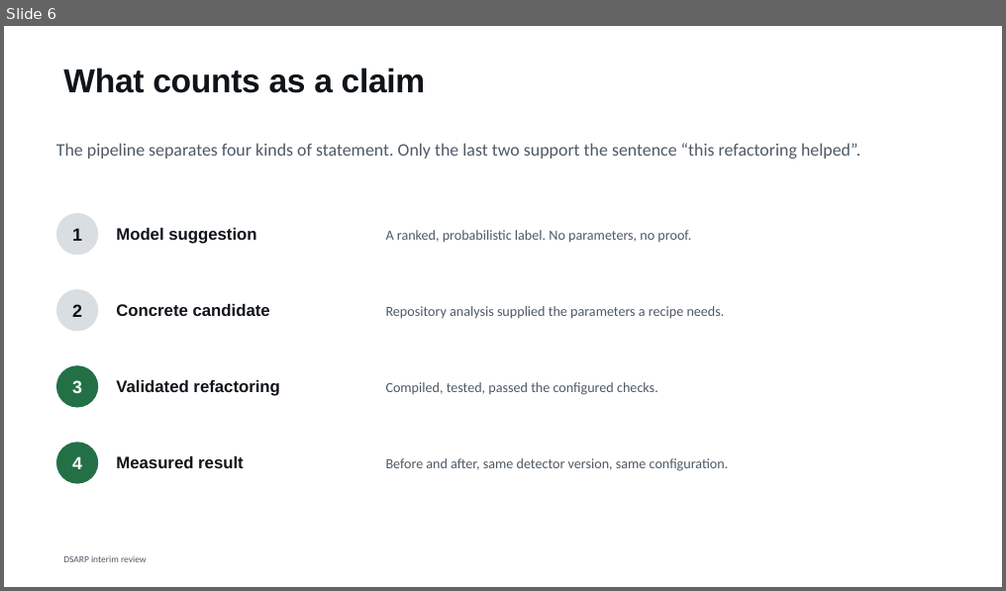
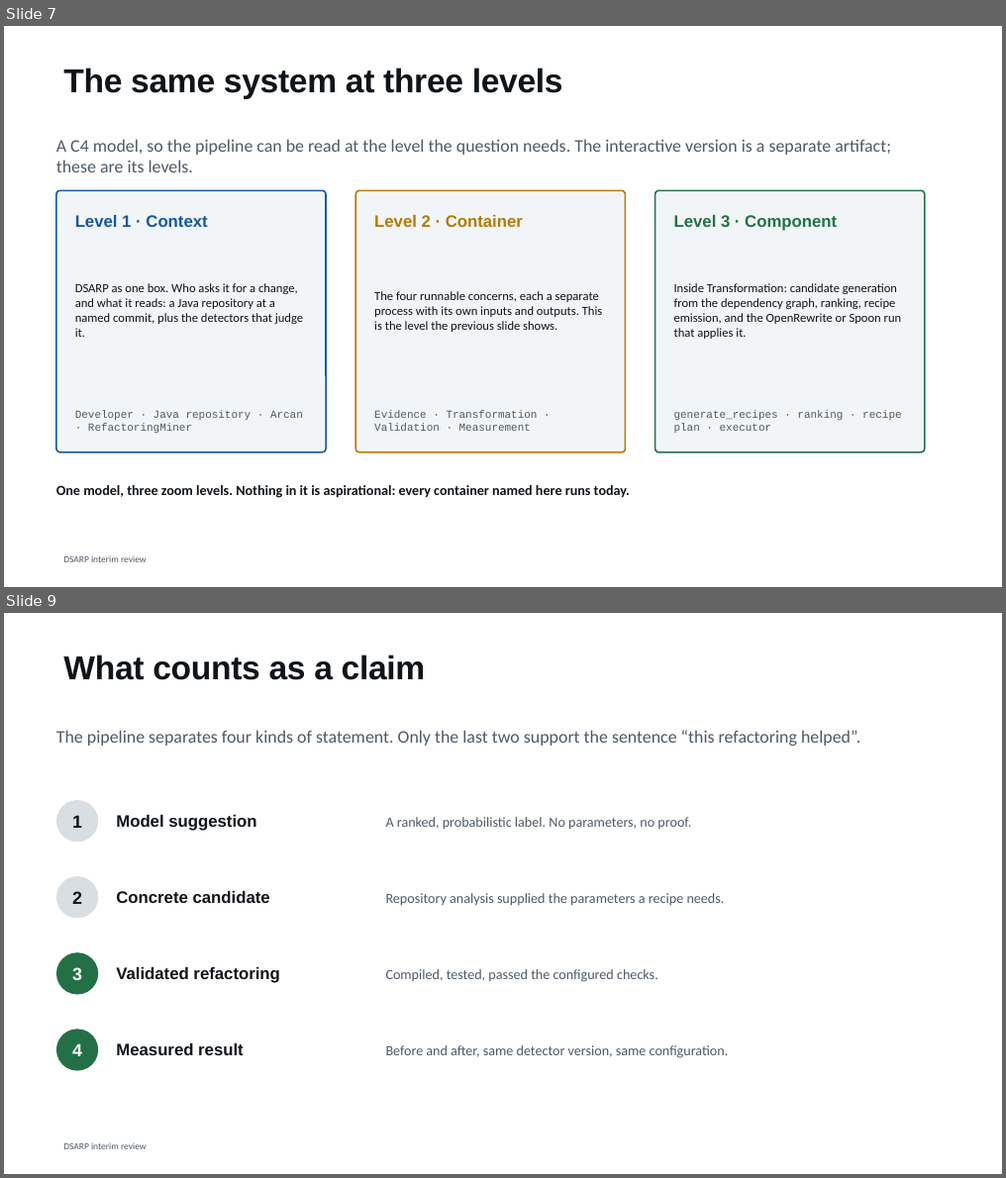
Before and after one commit to shimoriki/DSARPProject, a slide deck: docs/DSARP_interim_review.pptx. Shown one above the other, each under a label of ours: slide 6 before the commit, slides 7 and 9 after it; the slides between them are not shown. The pictures are 1006x591 and 1006x1178 pixels, drawn with LibreOffice and Linux fonts; fonts in the diff are those of the drawing. Boxes give left, top, right and bottom in pixels: in the first picture for what was removed or moved away, otherwise in the second. Text is boxed around its words. In the diff, an @@ line names an element or a change of style, - is before the commit and + after.

```diff
--- a/docs/DSARP_interim_review.pptx
+++ b/docs/DSARP_interim_review.pptx
@@ slide 7 added at (4, 26, 1002, 587), background #FFFFFF; not listed: 1 template element that a slide beside it also shows @@
@@ title added at (63, 68, 563, 99), 32 pt, text #0F1419, bold @@
+The same system at three levels
@@ text added at (56, 139, 891, 173), 17 pt, text #4E5A66 @@
+A C4 model, so the pipeline can be read at the level the question needs. The interactive version is a separate artifact; these are its levels.
@@ rounded rectangle added at (56, 190, 326, 453), fill #F2F5F7, outline #15589F 1.5 pt @@
@@ rounded rectangle added at (355, 190, 626, 453), fill #F2F5F7, outline #B57A08 1.5 pt @@
@@ rounded rectangle added at (655, 190, 925, 453), fill #F2F5F7, outline #237047 1.5 pt @@
@@ text added at (75, 215, 207, 227), 16 pt, text #15589F, bold @@
+Level 1 · Context
@@ text added at (374, 215, 523, 227), 16 pt, text #B57A08, bold @@
+Level 2 · Container
@@ text added at (674, 215, 837, 231), 16 pt, text #237047, bold @@
+Level 3 · Component
@@ text added at (75, 283, 303, 337), 12 pt, text #0F1419 @@
+DSARP as one box. Who asks it for a change, and what it reads: a Java repository at a named commit, plus the detectors that judge it.
@@ text added at (374, 291, 603, 332), 12 pt, text #0F1419 @@
+The four runnable concerns, each a separate process with its own inputs and outputs. This is the level the previous slide shows.
@@ text added at (674, 283, 902, 339), 12 pt, text #0F1419 @@
+Inside Transformation: candidate generation from the dependency graph, ranking, recipe emission, and the OpenRewrite or Spoon run that applies it.
@@ text added at (75, 410, 303, 433), 10.5 pt, text #4E5A66 @@
+Developer · Java repository · Arcan · RefactoringMiner
@@ text added at (374, 410, 538, 431), 10.5 pt, text #4E5A66 @@
+Evidence · Transformation · Validation · Measurement
@@ text added at (674, 410, 901, 433), 10.5 pt, text #4E5A66 @@
+generate_recipes · ranking · recipe plan · executor
@@ text added at (56, 485, 630, 498), 13.5 pt, text #0F1419, bold @@
+One model, three zoom levels. Nothing in it is aspirational: every container named here runs today.
@@ what was slide 6 is now slide 9 @@
```
Also in this commit, not shown: 7 slides changed, 18 other slides added, 1 slide removed, 9 other files.
